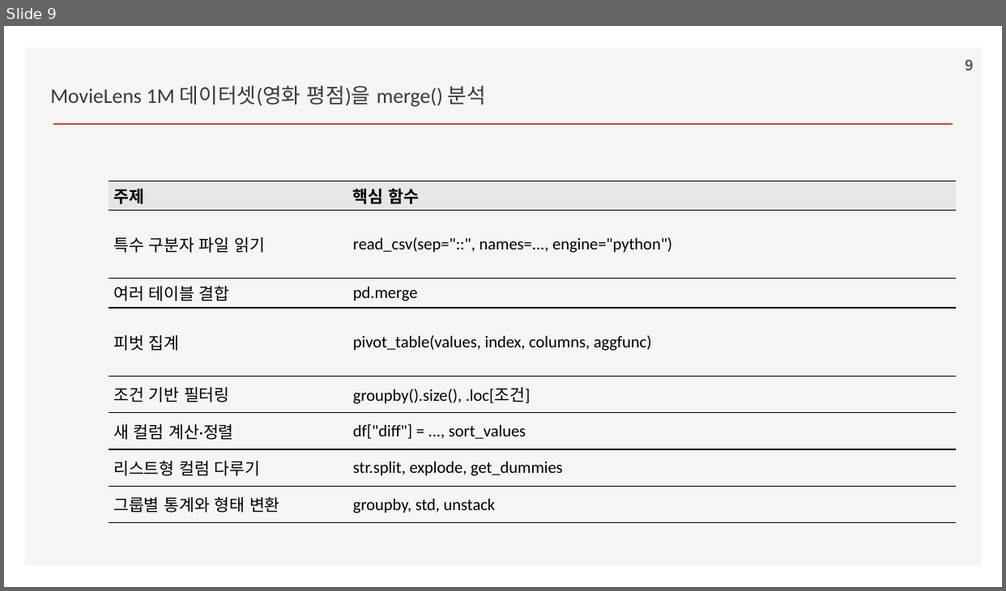
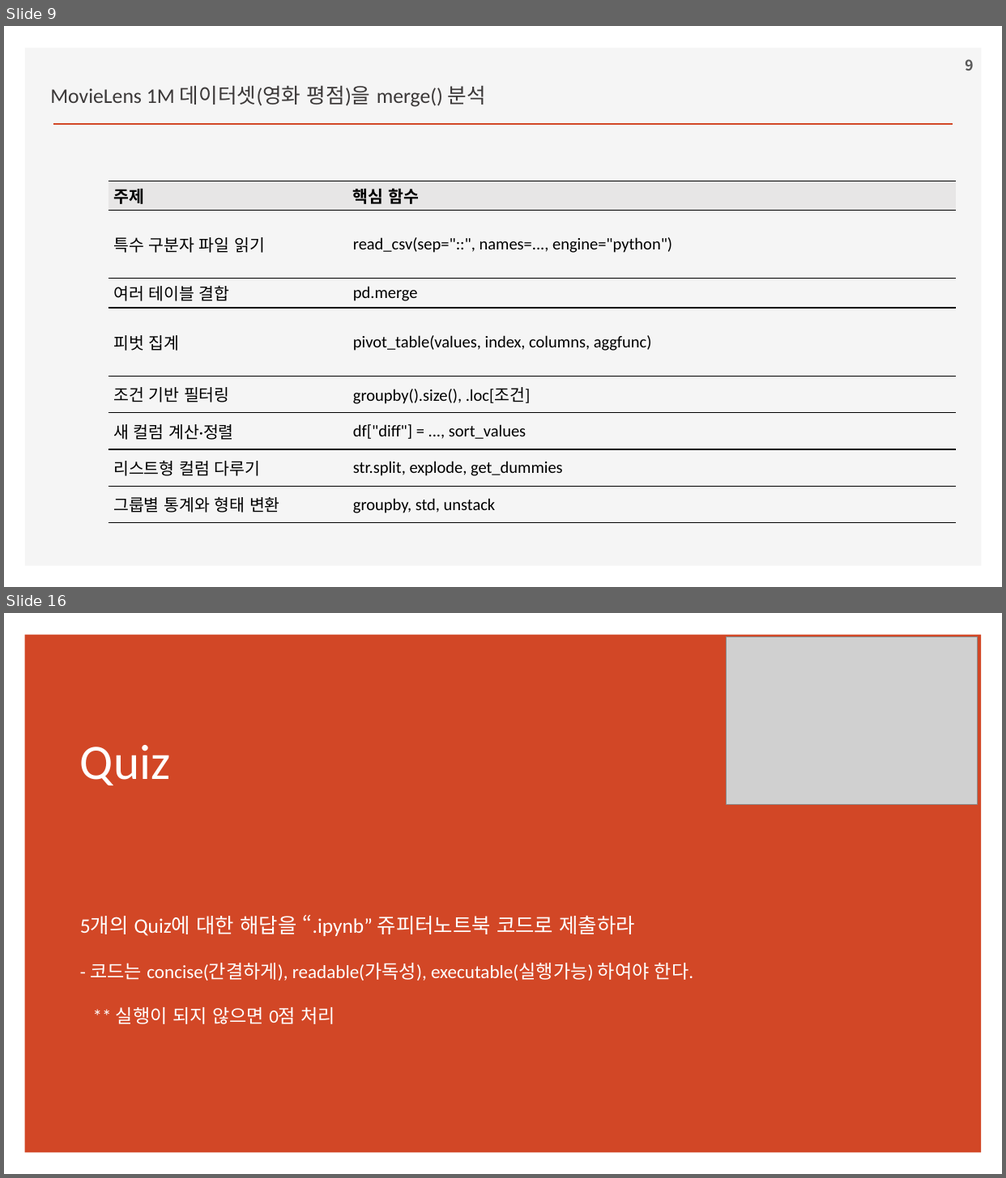
Before and after one commit to ancestor9/2026_Fall_Application-Deployment, a slide deck: 20261106/python for data analysis.pptx. Shown one above the other, each under a label of ours: slide 9 before the commit, slides 9 and 16 after it; the slides between them are not shown. The pictures are 1006x591 and 1006x1178 pixels, drawn with LibreOffice and Linux fonts; fonts in the diff are those of the drawing; grey boxes stand for pictures; background and template pictures are left out. Boxes give left, top, right and bottom in pixels: in the first picture for what was removed or moved away, otherwise in the second. Text is boxed around its words. In the diff, an @@ line names an element or a change of style, - is before the commit and + after.

```diff
--- a/20261106/python for data analysis.pptx
+++ b/20261106/python for data analysis.pptx
@@ slide 16 added at [4,613,1002,1174], background #FFFFFF @@
@@ rectangle added at [25,635,982,1153], fill #D24726 @@
@@ picture added at [727,637,978,805] @@
@@ title added at [80,745,693,1024], 18 pt, text #FFFFFF @@
+Quiz
+5개의 Quiz에 대한 해답을 “.ipynb” 쥬피터노트북 코드로 제출하라
+- 코드는 concise(간결하게), readable(가독성), executable(실행가능) 하여야 한다.
+** 실행이 되지 않으면 0점 처리
```
Also in this commit, not shown: 2 slides changed, 11 other slides added.
